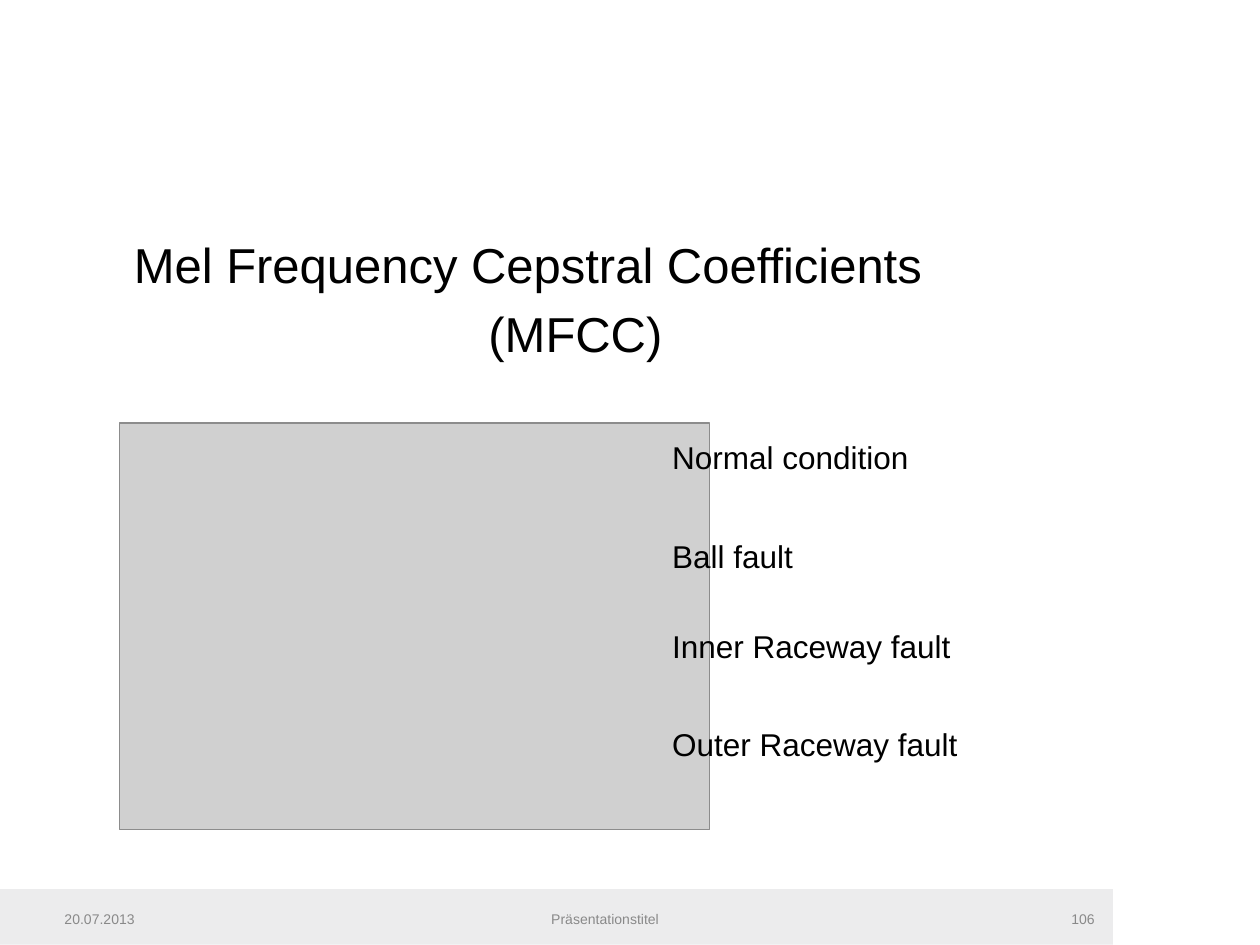
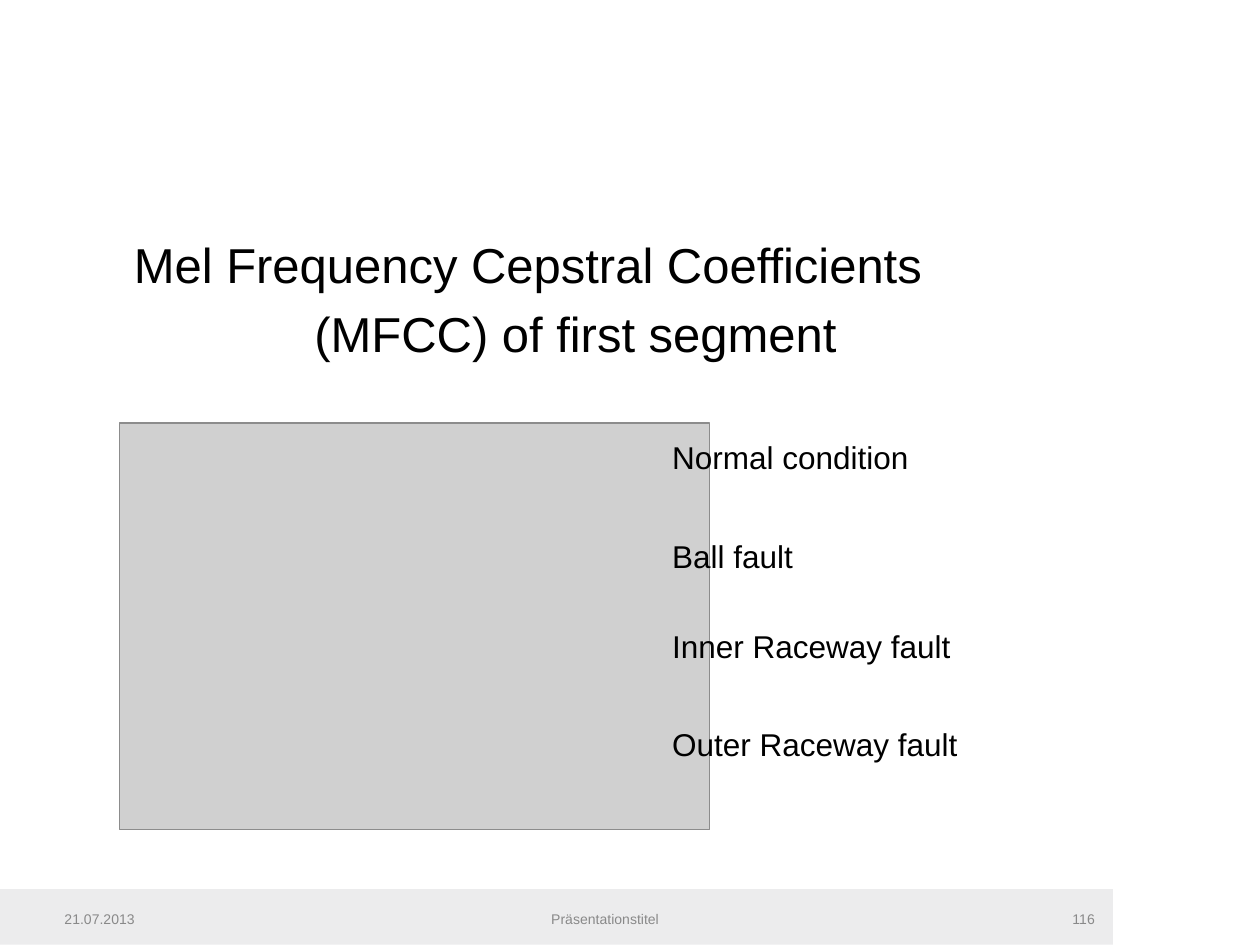
Before and after one commit to fera0013/MasterThesis, a slide deck: slide 116 of Documentation/SemiSupervisedMethodsInConditionMonitoring1.pptx (slide 106 before the commit). Drawn at 1260x945 pixels with LibreOffice and Linux fonts; fonts in the diff are those of the drawing; grey boxes stand for pictures; background and template pictures are left out. Boxes give left, top, right and bottom in pixels: in the first picture for what was removed or moved away, otherwise in the second. Text is boxed around its words. In the diff, an @@ line names an element or a change of style, - is before the commit and + after.

```diff
--- a/Documentation/SemiSupervisedMethodsInConditionMonitoring1.pptx
+++ b/Documentation/SemiSupervisedMethodsInConditionMonitoring1.pptx
@@ text at [314,316,837,362]: text changed @@
-(MFCC)
+(MFCC) of first segment
@@ text at [64,914,134,924]: text changed @@
-20.07.2013
+21.07.2013
@@ page number at [1072,914,1094,924]: text changed @@
-106
+116
```
Also in this commit, not shown: 107 other slides changed, 23 slides added, 3 slides removed, 2 other files.
